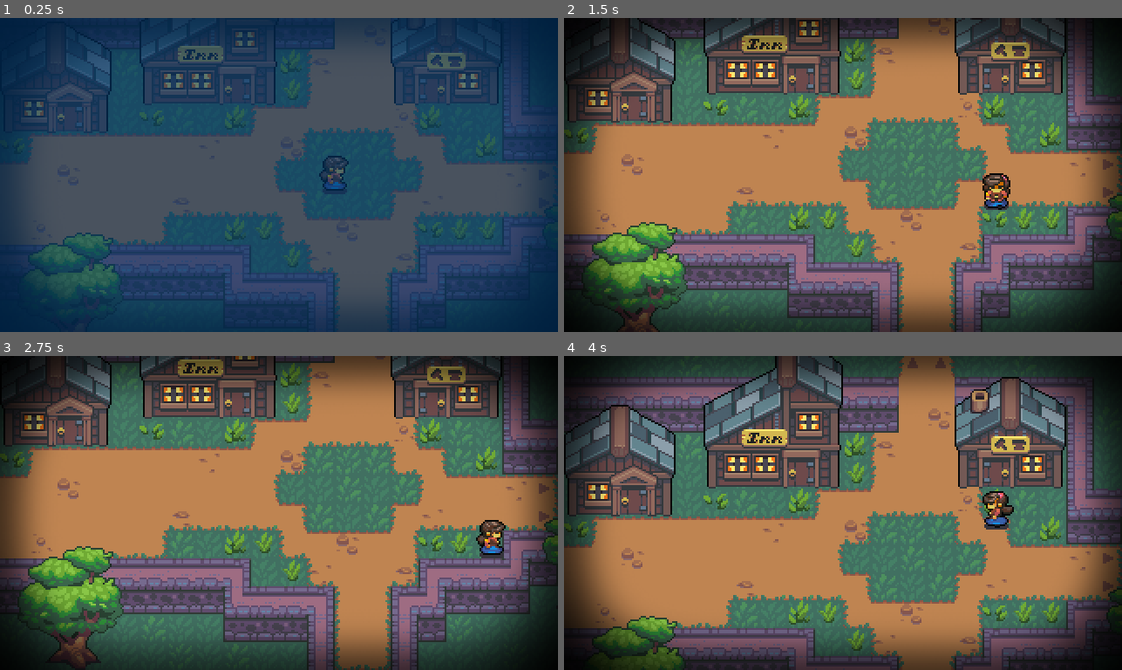
Above: before the commit, frames 1-4 (two rows, left to right).
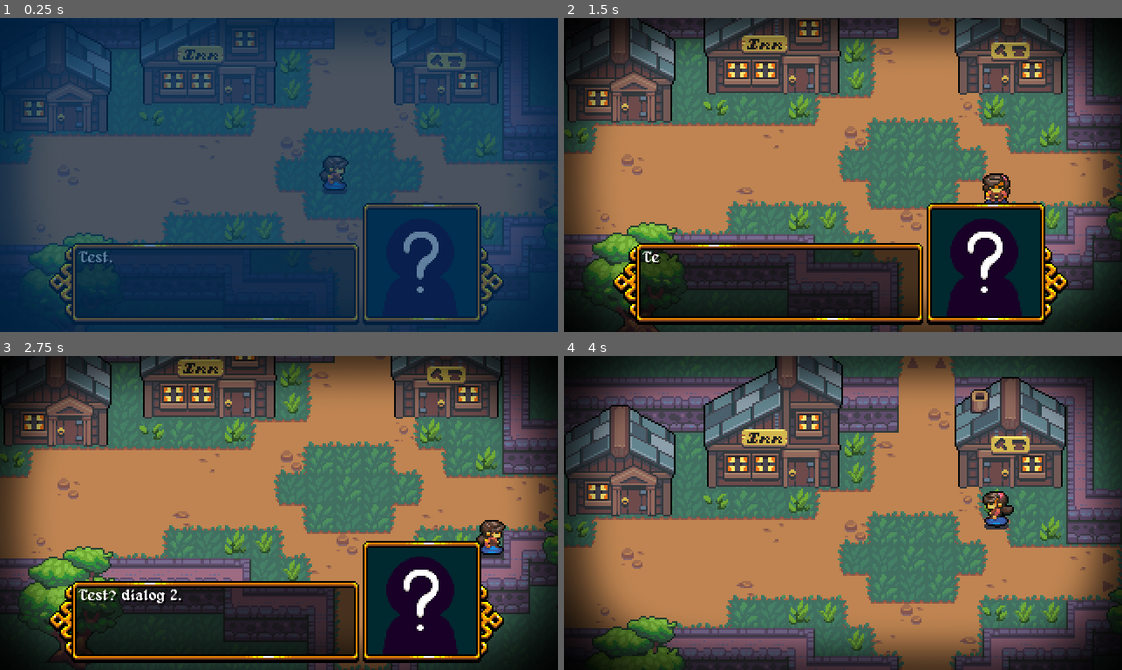
Above: after the commit, the same moments.

Repository: IcefoxCross/RPG_Udemy_GMS2GODOT
Game: Godot game, scene res://MainScenes/Main.tscn
The game is run twice, just before and just after one commit, with the same random seed, the same clock (stepped at 60 frames per second) and the same inputs.
Inputs:
- Up to frame 1 (0.25 s): no input
- Up to frame 2 (1.5 s): hold Right (move_right) 0.53-1.28 s; hold Z (action) 0.53-1.28 s; hold Down (move_down) from 1.28 s (still down); tap Z (action) at 1.35 s
- Up to frame 3 (2.75 s): tap Enter at 2 s; release Down (move_down) at 2.03 s; hold Right (move_right) from 2.03 s (still down); hold Z (action) from 2.03 s (still down)
- Up to frame 4 (4 s): tap Space at 2.75 s; release Right (move_right) at 2.78 s; release Z (action) at 2.78 s; hold Up (move_up) 2.78-3.53 s; tap Z (action) at 2.85 s; hold Left (move_left) from 3.53 s (still down); hold Z (action) from 3.53 s (still down)

The runs differ from the first frame. In frame 1, 17% of the frame differs, in the area x 8-91%, y 58-98%; in frame 2, 23%; in frame 3, 23%; in frame 4, nothing differs.

Commit message:
section 19/class 65

Diff:
--- a/MainScenes/Main.tscn
+++ b/MainScenes/Main.tscn
@@ -1,9 +1,10 @@
-[gd_scene load_steps=5 format=2]
+[gd_scene load_steps=6 format=2]
 
 [ext_resource path="res://MainScenes/Main.gd" type="Script" id=1]
 [ext_resource path="res://Player/Characters/Elizabeth.tscn" type="PackedScene" id=2]
 [ext_resource path="res://UI/Assets/b_vignette.png" type="Texture" id=3]
 [ext_resource path="res://MainScenes/Battle/RandomEncounters.tscn" type="PackedScene" id=4]
+[ext_resource path="res://UI/Dialog/Dialog.tscn" type="PackedScene" id=5]
 
 [node name="Main" type="Node"]
 script = ExtResource( 1 )
@@ -20,6 +21,7 @@
 editor/display_folded = true
 
 [node name="Control" type="Control" parent="Common/GUI"]
+editor/display_folded = true
 anchor_right = 1.0
 anchor_bottom = 1.0
 __meta__ = {
@@ -39,3 +41,5 @@
 
 [node name="RandomEncounters" parent="Common" instance=ExtResource( 4 )]
 on = false
+
+[node name="Dialog" parent="Common" instance=ExtResource( 5 )]
--- /dev/null
+++ b/UI/Dialog/Dialog.gd
@@ -0,0 +1,79 @@
+extends CanvasLayer
+
+onready var box = $Control/DialogBox
+onready var text_visible = $Control/DialogBox/RichTextLabel
+onready var portrait_frame = $Control/PortraitFrame
+onready var portrait = $Control/PortraitFrame/Portrait
+onready var timer = $Control/DialogBox/Timer
+
+# CHAR LIMIT (FONT 9) = 156
+var text = ["Test. dialog", "Test? dialog 2."]
+var char_stopper = [".", "?", "!"]
+var text_page = 0
+var cutscene = null
+var text_speed = .05
+var pause_speed = .5
+
+var view = Vector2()
+var pos = Vector2()
+var portrait_pos = Vector2()
+var portrait_size = Vector2(62,61)
+
+func _ready():
+	#visible = false
+	view = Vector2(ProjectSettings.get_setting("display/window/size/width"),
+			ProjectSettings.get_setting("display/window/size/height"))
+	pos = Vector2(28, (view.y - box.rect_size.y) - 4)
+	portrait_pos = Vector2((view.x - portrait_frame.rect_size.x) - 31,
+	(view.y - portrait_frame.rect_size.y) - 4)
+	set_process_input(false)
+
+	box.rect_position = pos
+	portrait_frame.rect_position = portrait_pos
+
+	init(text, "res://UI/Assets/Dialog/s_default_portrait_0.png")
+
+func init(dialog, p_sprite, font_size = 9, text_speed = 0.05):
+	text = dialog
+	portrait.texture = load(p_sprite)
+	portrait.rect_size = portrait_size
+	text_page = 0
+	text_visible.get("custom_fonts/normal_font").size = font_size
+	timer.wait_time = text_speed
+	start()
+
+func start():
+	text_visible.text = text[text_page]
+	text_visible.visible_characters = 0
+	set_process_input(true)
+	timer.start()
+
+func end():
+	queue_free()
+#	$Control.visible = false
+#	set_process_input(false)
+#	timer.stop()
+
+func _input(event):
+	if event.is_action_pressed("action"):
+		if text_visible.visible_characters > text_visible.get_total_character_count():
+			if text_page < text.size()-1:
+				text_page += 1
+				start()
+			else:
+				if cutscene != null:
+					cutscene.action += 1
+				end()
+		elif text_visible.text[text_visible.visible_characters-1] in char_stopper:
+			timer.start()
+		else:
+			text_visible.visible_characters = text_visible.get_total_character_count()
+		get_tree().set_input_as_handled()
+
+func _on_Timer_timeout():
+	text_visible.visible_characters += 1
+	if timer.wait_time == pause_speed:
+		timer.wait_time = text_speed
+	if text_visible.visible_characters < text_visible.get_total_character_count():
+		if text_visible.text[text_visible.visible_characters-1] in char_stopper and text_visible.visible_characters != text_visible.get_total_character_count():
+			timer.wait_time = pause_speed
--- /dev/null
+++ b/UI/Dialog/Dialog.tscn
@@ -0,0 +1,56 @@
+[gd_scene load_steps=6 format=2]
+
+[ext_resource path="res://UI/Dialog/Dialog.gd" type="Script" id=1]
+[ext_resource path="res://UI/Assets/Dialog/s_dialog_frame_0.png" type="Texture" id=2]
+[ext_resource path="res://UI/Assets/alagard_by_pix3m-d6awiwp.ttf" type="DynamicFontData" id=3]
+[ext_resource path="res://UI/Assets/Dialog/s_portrait_frame_0.png" type="Texture" id=4]
+
+[sub_resource type="DynamicFont" id=1]
+size = 9
+outline_color = Color( 0, 0, 0, 1 )
+font_data = ExtResource( 3 )
+
+[node name="Dialog" type="CanvasLayer"]
+script = ExtResource( 1 )
+
+[node name="Control" type="Control" parent="."]
+anchor_right = 1.0
+anchor_bottom = 1.0
+
+[node name="Background" type="TextureRect" parent="Control"]
+modulate = Color( 1, 1, 1, 0.5 )
+margin_right = 320.0
+margin_bottom = 180.0
+
+[node name="DialogBox" type="TextureRect" parent="Control"]
+margin_right = 40.0
+margin_bottom = 40.0
+texture = ExtResource( 2 )
+
+[node name="RichTextLabel" type="RichTextLabel" parent="Control/DialogBox"]
+margin_left = 17.0
+margin_top = 4.0
+margin_right = 174.0
+margin_bottom = 43.0
+custom_fonts/normal_font = SubResource( 1 )
+custom_colors/default_color = Color( 1, 1, 1, 1 )
+custom_colors/font_color_shadow = Color( 0, 0, 0, 1 )
+text = "Lorem ipsum dolor sit amet, consectetur adipiscing elit, sed do eiusmod tempor incididunt ut labore et dolore magna aliqua."
+scroll_active = false
+scroll_following = true
+
+[node name="Timer" type="Timer" parent="Control/DialogBox"]
+
+[node name="PortraitFrame" type="TextureRect" parent="Control"]
+margin_right = 81.0
+margin_bottom = 70.0
+texture = ExtResource( 4 )
+
+[node name="Portrait" type="TextureRect" parent="Control/PortraitFrame"]
+margin_left = 3.0
+margin_top = 4.0
+margin_right = 65.0
+margin_bottom = 65.0
+expand = true
+
+[connection signal="timeout" from="Control/DialogBox/Timer" to="." method="_on_Timer_timeout"]
Binary file added: UI/Assets/Dialog/b_dialogue_shadow.png
Not shown, added: UI/Assets/Dialog/b_dialogue_shadow.png.import
Binary file added: UI/Assets/Dialog/s_adam_portrait_0.png
Not shown, added: UI/Assets/Dialog/s_adam_portrait_0.png.import
Binary file added: UI/Assets/Dialog/s_default_portrait_0.png
Not shown, added: UI/Assets/Dialog/s_default_portrait_0.png.import
Binary file added: UI/Assets/Dialog/s_dialog_frame_0.png
Not shown, added: UI/Assets/Dialog/s_dialog_frame_0.png.import
Binary file added: UI/Assets/Dialog/s_elizabeth_portrait_0.png
Not shown, added: UI/Assets/Dialog/s_elizabeth_portrait_0.png.import
Binary file added: UI/Assets/Dialog/s_portrait_frame_0.png
Not shown, added: UI/Assets/Dialog/s_portrait_frame_0.png.import
(and 2 more such lines)
